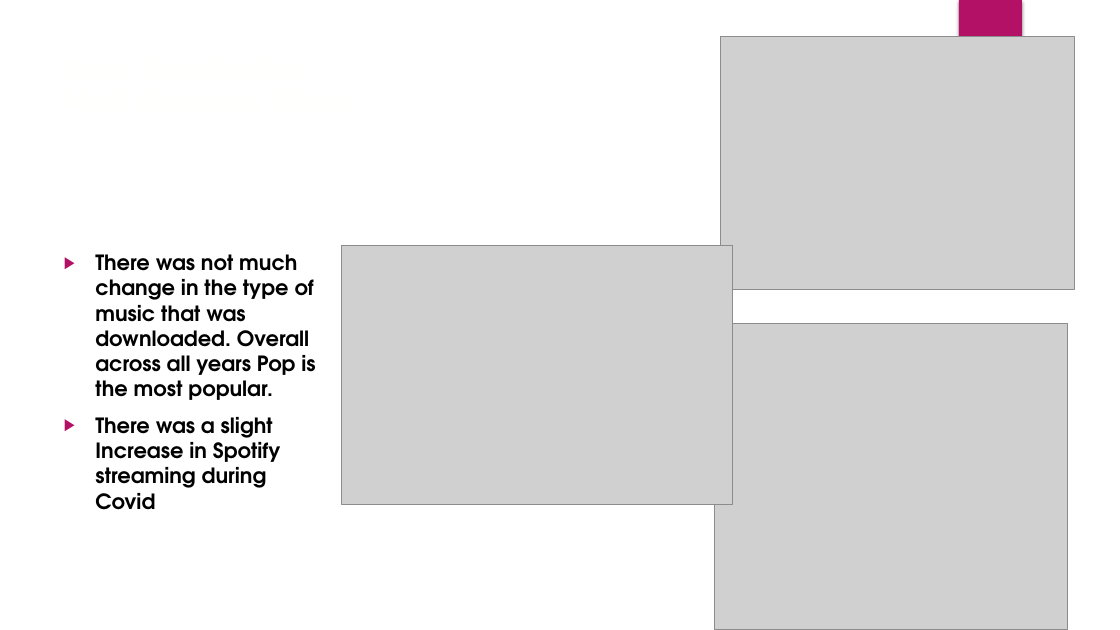
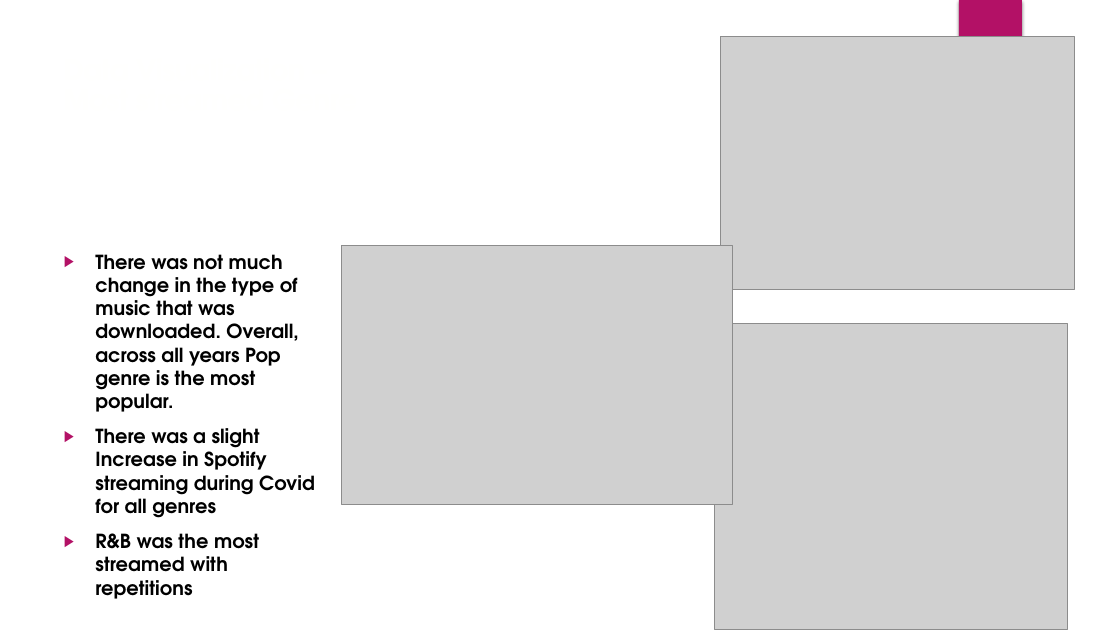
Before and after one commit to The-Music-Notes/Music_Data, a slide deck: slide 8 of Music Notes 2024.pptx. Drawn at 1120x630 pixels with LibreOffice and Linux fonts; fonts in the diff are those of the drawing; grey boxes stand for pictures; background and template pictures are left out. Boxes give left, top, right and bottom in pixels: in the first picture for what was removed or moved away, otherwise in the second. Text is boxed around its words. In the diff, an @@ line names an element or a change of style, - is before the commit and + after.

```diff
--- a/Music Notes 2024.pptx
+++ b/Music Notes 2024.pptx
@@ text at [95,254,315,549]: text changed; size 18 to 16.6 pt @@
-▶ There was not much change in the type of music that was downloaded. Overall across all years Pop is the most popular.
-▶ There was a slight Increase in Spotify streaming during Covid
+▶ There was not much change in the type of music that was downloaded. Overall, across all years Pop genre is the most popular.
+▶ There was a slight Increase in Spotify streaming during Covid for all genres
+▶ R&B was the most streamed with repetitions
```
Also in this commit, not shown: 1 slide added.
